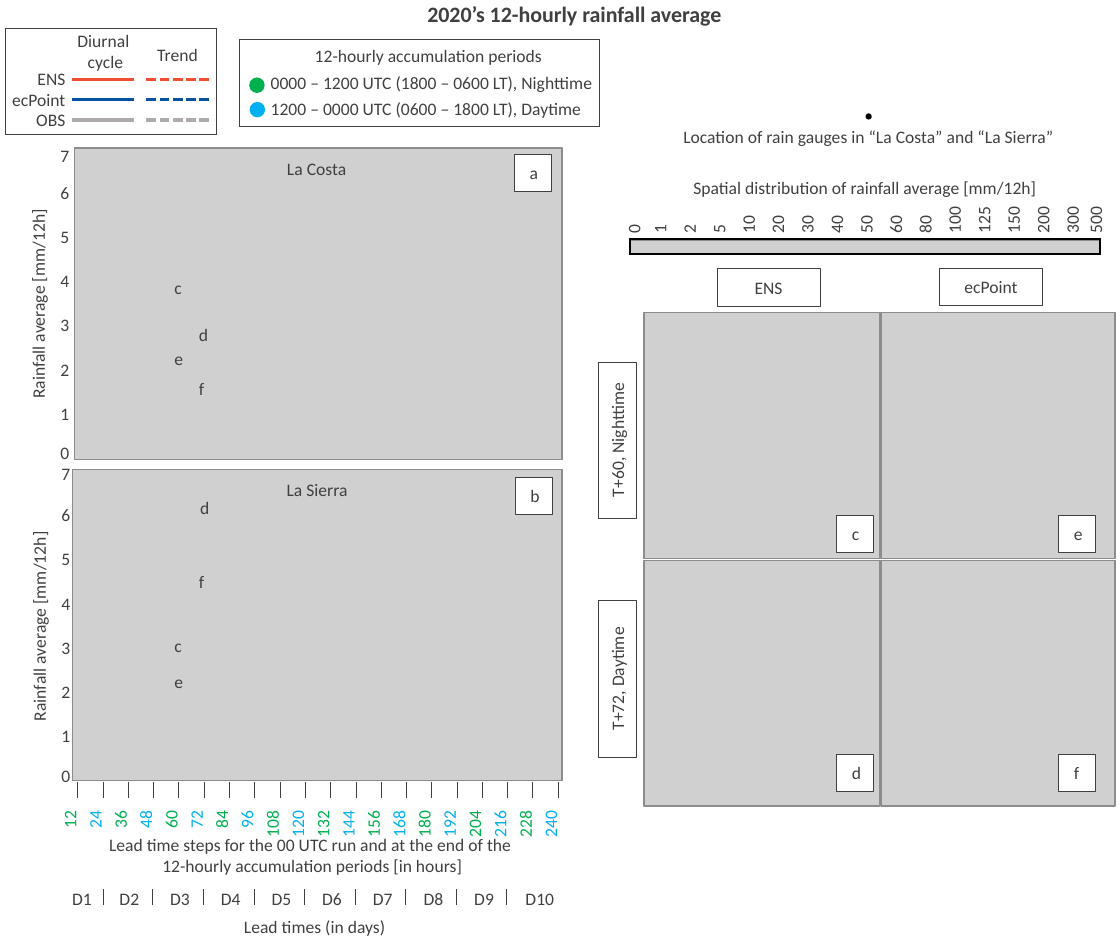
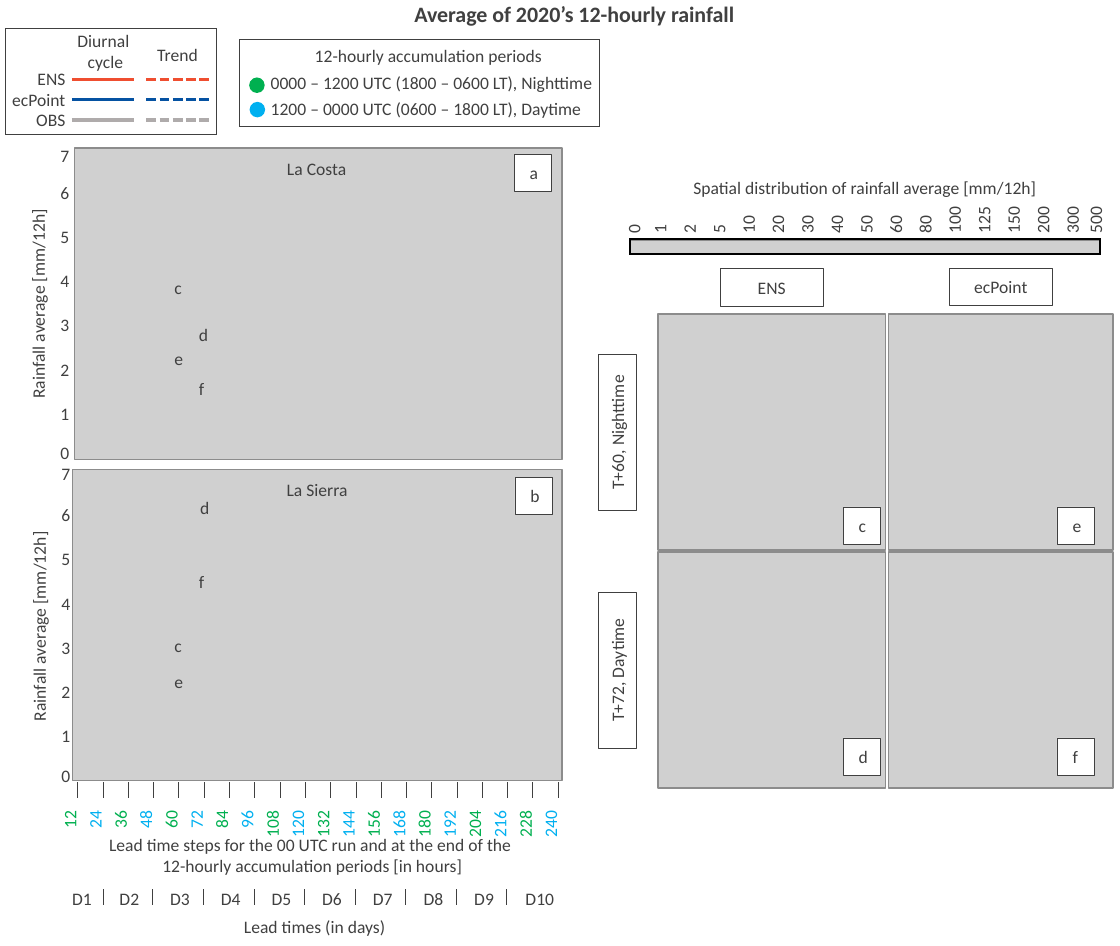
Before and after one commit to FatimaPillosu/Verif_GlobalRainFC_4FlashFloods_Ecuador, a slide deck: slide 1 of Manuscript/Figures/03_DATA_Annual_Average_Rainfall.pptx. Drawn at 1120x946 pixels with LibreOffice and Linux fonts; fonts in the diff are those of the drawing; grey boxes stand for pictures. Boxes give left, top, right and bottom in pixels: in the first picture for what was removed or moved away, otherwise in the second. Text is boxed around its words. In the diff, an @@ line names an element or a change of style, - is before the commit and + after.

Commit message:
Added to the manuscript the new plot for rainfall averages in fc and obs

```diff
--- a/Manuscript/Figures/03_DATA_Annual_Average_Rainfall.pptx
+++ b/Manuscript/Figures/03_DATA_Annual_Average_Rainfall.pptx
@@ text at (x1=414, y1=6, x2=734, y2=26): text changed @@
-2020’s 12-hourly rainfall average
+Average of 2020’s 12-hourly rainfall
@@ ellipse removed at (x1=866, y1=114, x2=872, y2=120) @@
@@ text removed at (x1=683, y1=130, x2=1054, y2=146) @@
-Location of rain gauges in “La Costa” and “La Sierra”
@@ rectangle "ecPoint" moved from (x1=938, y1=267, x2=1041, y2=305) to (x1=949, y1=267, x2=1052, y2=305) @@
@@ picture resized from (x1=645, y1=313, x2=880, y2=559) to (x1=657, y1=314, x2=885, y2=550) @@
@@ picture resized from (x1=880, y1=313, x2=1114, y2=559) to (x1=888, y1=314, x2=1112, y2=550) @@
@@ rectangle "T+60, Nighttime" moved from (x1=598, y1=361, x2=636, y2=517) to (x1=598, y1=355, x2=636, y2=511) @@
@@ rectangle "c" moved from (x1=836, y1=515, x2=874, y2=553) to (x1=844, y1=507, x2=881, y2=545) @@
@@ rectangle "e" moved from (x1=1058, y1=515, x2=1096, y2=553) to (x1=1057, y1=507, x2=1095, y2=545) @@
@@ picture resized from (x1=645, y1=561, x2=880, y2=807) to (x1=657, y1=551, x2=885, y2=787) @@
@@ picture resized from (x1=880, y1=561, x2=1114, y2=807) to (x1=888, y1=551, x2=1112, y2=787) @@
@@ rectangle "T+72, Daytime" moved from (x1=598, y1=601, x2=636, y2=757) to (x1=598, y1=592, x2=636, y2=748) @@
@@ rectangle "d" moved from (x1=836, y1=754, x2=874, y2=791) to (x1=844, y1=738, x2=881, y2=776) @@
@@ rectangle "f" moved from (x1=1058, y1=754, x2=1096, y2=791) to (x1=1057, y1=738, x2=1095, y2=776) @@
```
Also in this commit, not shown: 2 other files.
